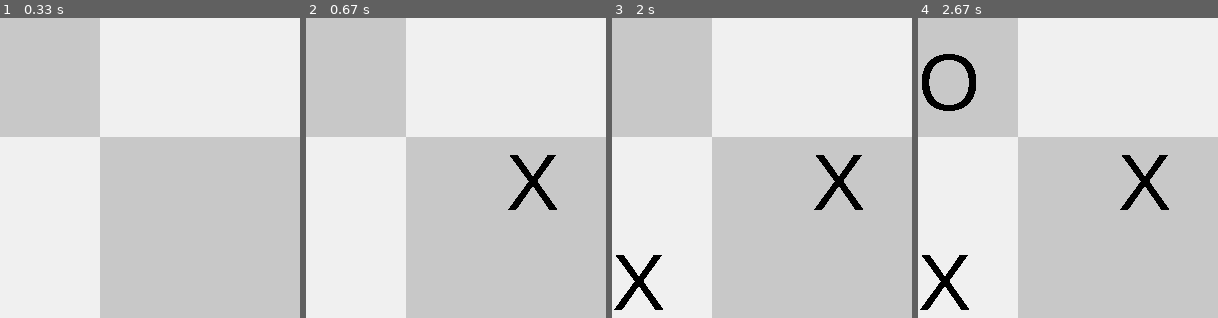
Above: before the commit, frames 1-4 (left to right).
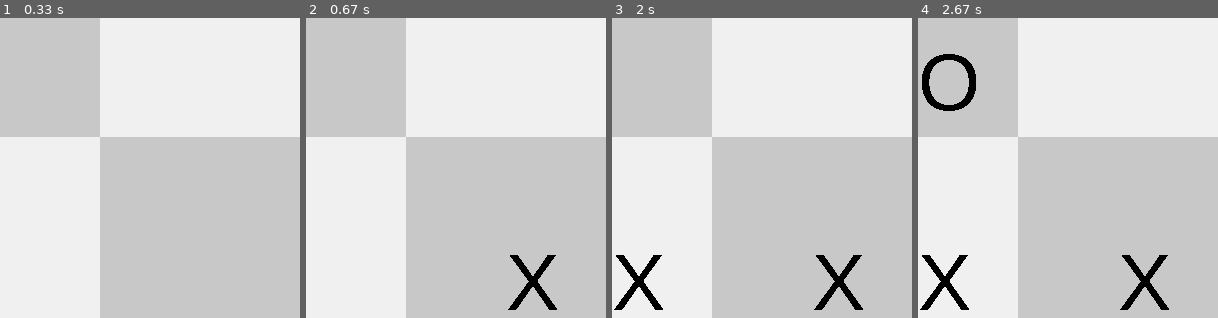
Above: after the commit, the same moments.

Repository: brenton-j-andrews/Tic_Tac_Toe
Game: pygame game, started from main.py
Same seed, same stepped clock (60 frames per second), same inputs: the game is played once before the commit and once after it.
Inputs (mouse positions are % of the whole screen's width and height, from its top left):
- Up to frame 1 (0.33 s): no input
- Up to frame 2 (0.67 s): click (82, 47) at 0.38 s
- Up to frame 3 (2 s): click (60, 72) at 0.72 s; click (24, 13) at 1.05 s; click (14, 47) at 1.38 s; click (50, 62) at 1.72 s
- Up to frame 4 (2.67 s): click (36, 29) at 2.05 s
The pictures show only the part of the screen within x 50-100%, y 14-64%; the shares and areas given below are measured in that part.

Frame 1 is identical in both runs. In frame 2, 1.9% of the frame differs, in the area x 67-84%, y 45-98%; in frame 3, 1.9%; in frame 4, 1.9%.

Commit message:
Test commit

Diff:
--- a/engine.py
+++ b/engine.py
@@ -1,7 +1,7 @@
 """
 This class stores all information concerning the current game state, such as the board layout and whose
 turn it is. It will also check if winning conditions are present after each turn, check move legality and
-provide a random move generator.
+provide a random move generator for single player testing / 'EASY' Mode.
 """
 
 
--- a/main.py
+++ b/main.py
@@ -1,15 +1,17 @@
 """
-The main() file will be our program driver.
+The main file will be our program driver.
 It will handle user / computer input and update command line output / pygame graphics.
 """
+
+# This comment is a test... Learning about git branches / merging and whatnaught!
 
 import pygame as p
 import engine
 
-# Pygame engine init.
+# Initialize PyGame engine.
 p.init()
 
-# Board Dimension Variables.
+# Board Dimension / Info Variables.
 GAME_WIDTH = GAME_HEIGHT = 600
 DIMENSION = 3  # 3 x 3 squares in tic tac toe.
 SQ_SIZE = GAME_HEIGHT / DIMENSION
@@ -18,9 +20,10 @@
           ((200, 200, 200), 0, 200), ((240, 240, 240), 200, 200), ((200, 200, 200), 400, 200),
           ((240, 240, 240), 0, 400), ((200, 200, 200), 200, 400), ((240, 240, 240), 400, 400)]
 
+# Location tuples for 'X' and 'O' placement on the board.
 PIECE_LOC = [
     [(100, 100), (300, 100), (500, 100)],
-    [(100, 300), (300, 300), (500, 200)],
+    [(100, 300), (300, 300), (500, 300)],
     [(100, 500), (300, 500), (500, 500)]]
 
 
@@ -68,7 +71,7 @@
                 screen.blit(o_select, PIECE_LOC[i][j])
 
 
-# Function that takes user input and modifies, modifies the game_state and calls winning condition function.
+# Function that takes user input, checks move legality, modifies the game_state and checks for winning conditions.
 def game_state_mod(mouse, game_state):
 
     # Check game_state object for player turn.
